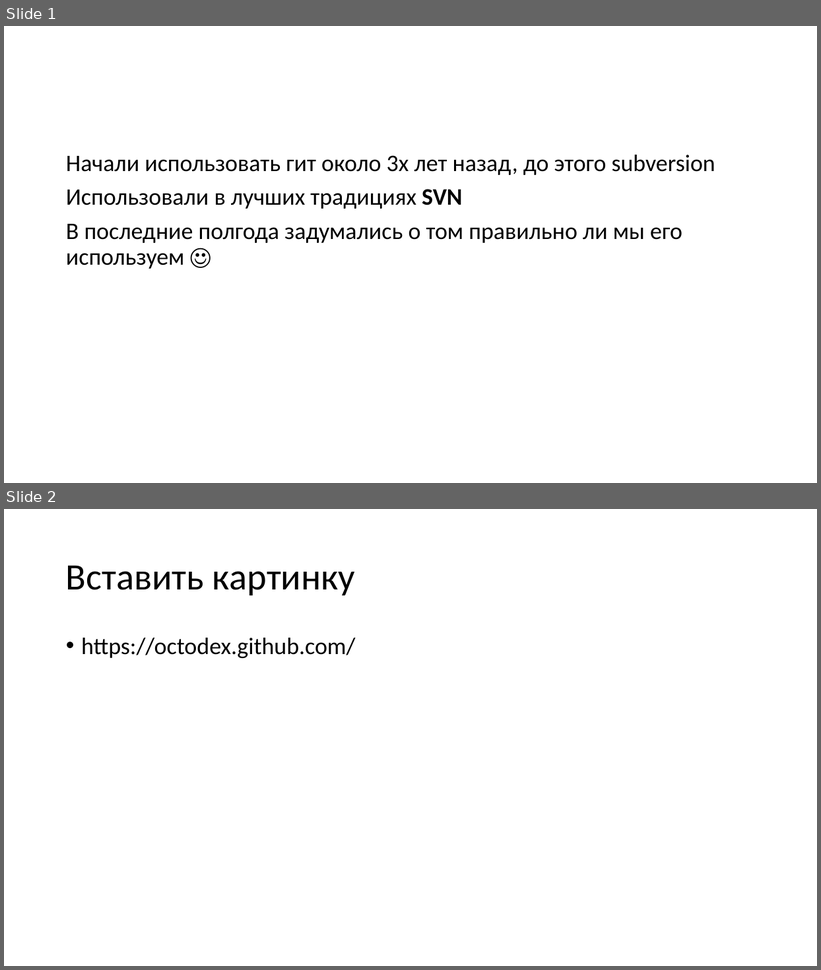
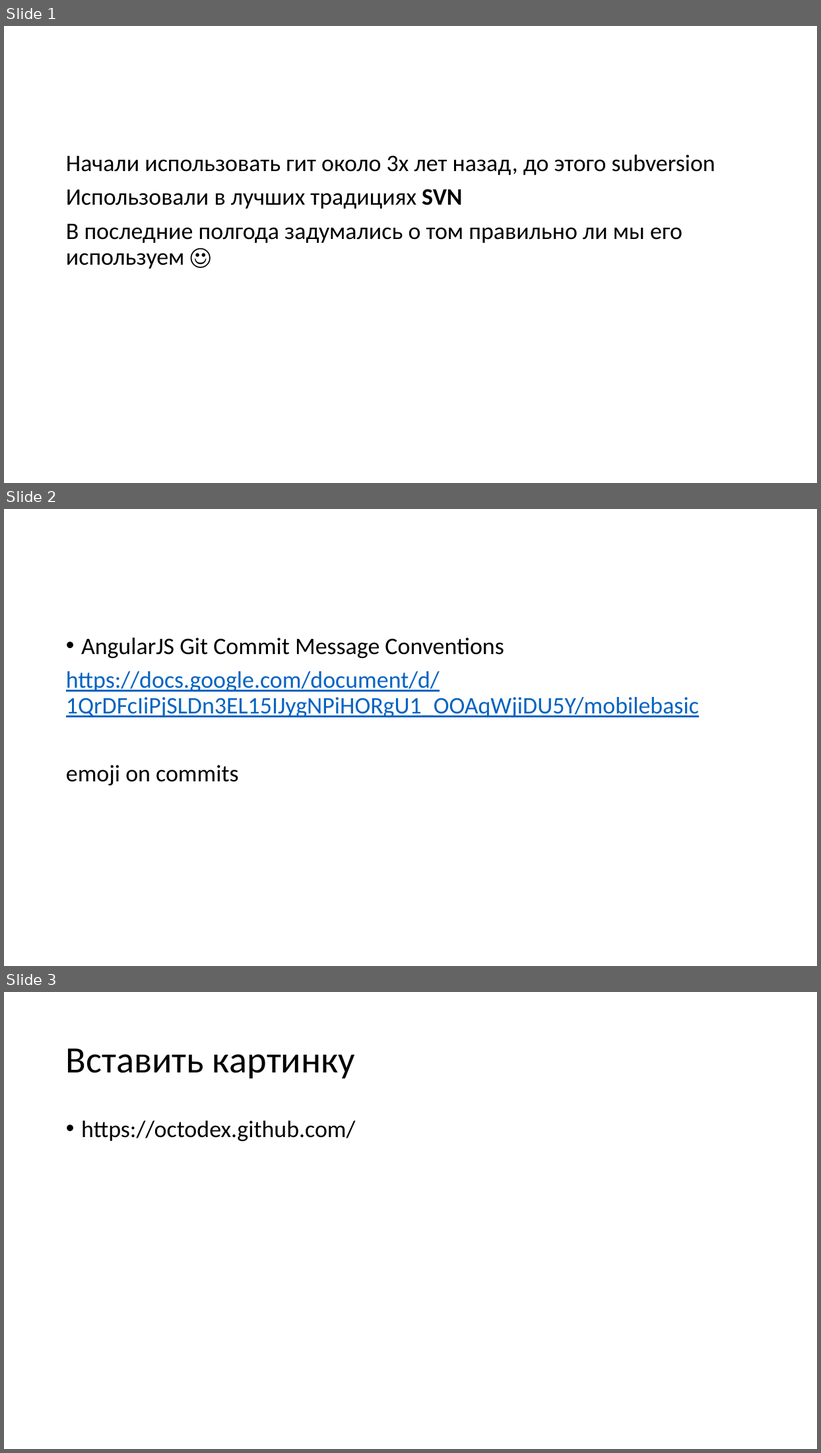
Before and after one commit to dzmitry-varabei/front-end-course, a slide deck: git-commit-code-review/git-part-ii.pptx. Shown one above the other, each under a label of ours: slides 1 and 2 before the commit, slides 1, 2 and 3 after it. The pictures are 821x970 and 821x1453 pixels, drawn with LibreOffice and Linux fonts; fonts in the diff are those of the drawing. Boxes give left, top, right and bottom in pixels: in the first picture for what was removed or moved away, otherwise in the second. Text is boxed around its words. In the diff, an @@ line names an element or a change of style, - is before the commit and + after.

```diff
--- a/git-commit-code-review/git-part-ii.pptx
+++ b/git-commit-code-review/git-part-ii.pptx
@@ slide 2 added at bbox=[4, 509, 817, 966], background #FFFFFF @@
@@ text added at bbox=[66, 638, 699, 786], 28 pt, text #0563C1, underline @@
+• AngularJS Git Commit Message Conventions
+https://docs.google.com/document/d/1QrDFcIiPjSLDn3EL15IJygNPiHORgU1_OOAqWjiDU5Y/mobilebasic
+emoji on commits
@@ what was slide 2 is now slide 3 @@
```
Also in this commit, not shown: 1 other file.
